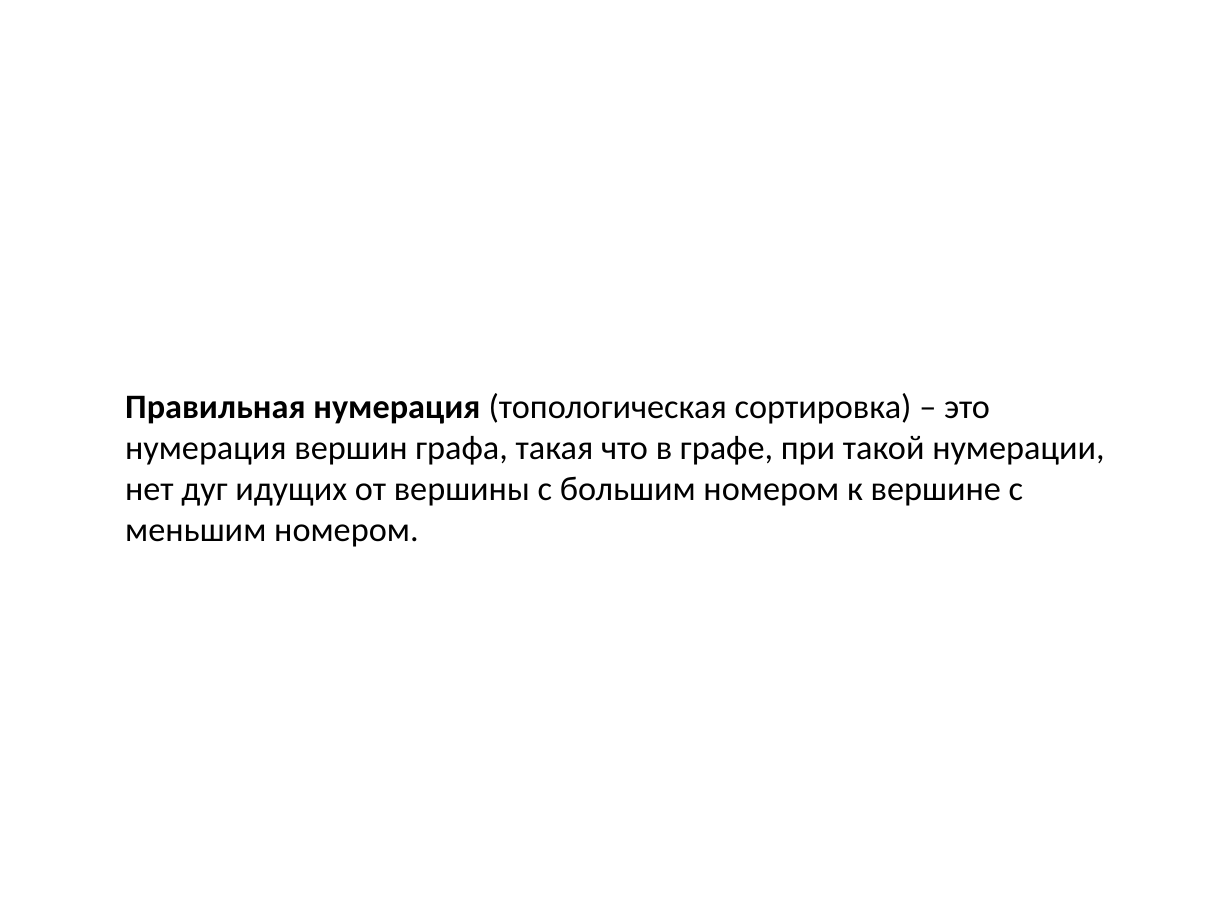
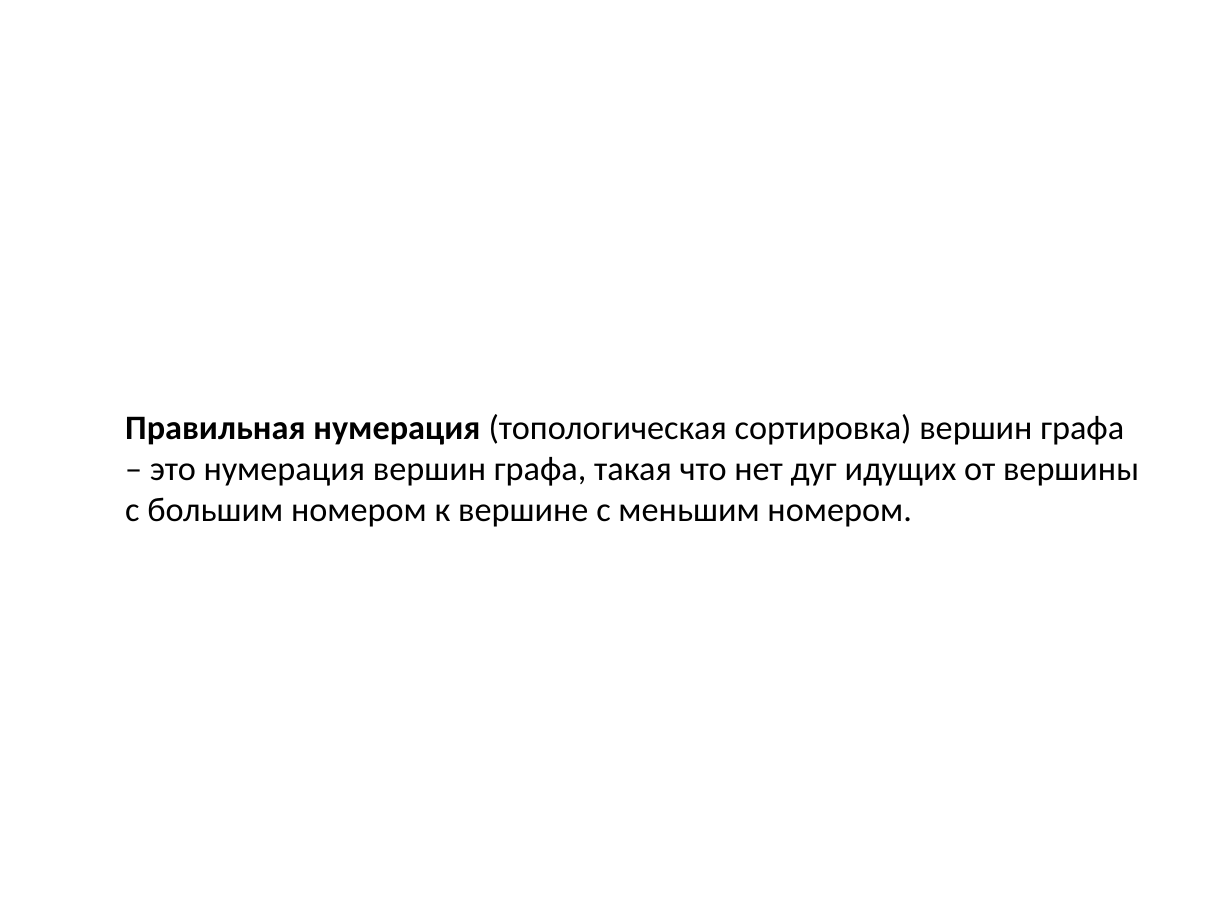
Before and after one commit to SteinbergOB/ANG, a slide deck: slide 51 of Презентации/Лекция 2.pptx (slide 39 before the commit). Drawn at 1232x924 pixels with LibreOffice and Linux fonts; fonts in the diff are those of the drawing. Boxes give left, top, right and bottom in pixels: in the first picture for what was removed or moved away, otherwise in the second. Text is boxed around its words. In the diff, an @@ line names an element or a change of style, - is before the commit and + after.

```diff
--- a/Презентации/Лекция 2.pptx
+++ b/Презентации/Лекция 2.pptx
@@ text at box(125, 414, 1139, 527): text changed @@
-Правильная нумерация (топологическая сортировка) – это нумерация вершин графа, такая что в графе, при такой нумерации, нет дуг идущих от вершины с большим номером к вершине с меньшим номером.
+Правильная нумерация (топологическая сортировка) вершин графа – это нумерация вершин графа, такая что нет дуг идущих от вершины с большим номером к вершине с меньшим номером.
```
Also in this commit, not shown: 28 other slides changed, 12 slides added, 2 other files.
